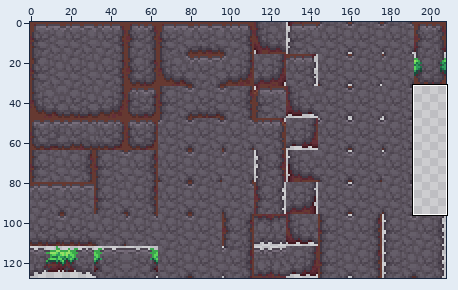
One commit to this sprite sheet: aseprite/dirt to stone.png. The first picture is a wide view before the edit; the outline marks the close-up.
Close-up. Before:
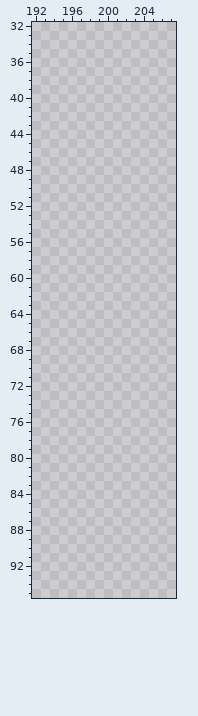
The file is 208x128 pixels. Colours within 5 levels of each other are drawn and written as one. Shown: x 192..207, y 32..95.
And afterwards:
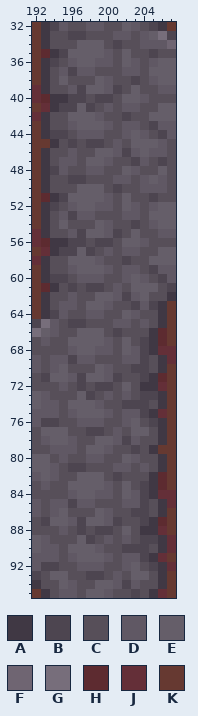
Palette (. is transparent): A #403844  B #4d4550  C #574f59  D #605864  E #655e69  F #6f6572  G #776e7b  H #5d2b30  J #642f38  K #663931
Author's note on the commit: Uppdaterade dirt to stone igen
From old to new:
@@ x 192..207 @@
-32 ................
-33 ................
-34 ................
-35 ................
-36 ................
-37 ................
-38 ................
-39 ................
-40 ................
-41 ................
-42 ................
-43 ................
-44 ................
-45 ................
-46 ................
-47 ................
-48 ................
-49 ................
-50 ................
-51 ................
-52 ................
-53 ................
-54 ................
-55 ................
-56 ................
-57 ................
-58 ................
-59 ................
-60 ................
-61 ................
-62 ................
-63 ................
-64 ................
-65 ................
-66 ................
-67 ................
-68 ................
-69 ................
-70 ................
-71 ................
-72 ................
-73 ................
-74 ................
-75 ................
-76 ................
-77 ................
-78 ................
-79 ................
-80 ................
-81 ................
-82 ................
-83 ................
-84 ................
-85 ................
-86 ................
-87 ................
-88 ................
-89 ................
-90 ................
-91 ................
-92 ................
-93 ................
-94 ................
-95 ................
+32 KABDCCDDCCEDCBAK
+33 KACCBBCCCDDCDEGB
+34 KACCCEEECBCCDDDF
+35 KHABEEEEDCECCBCC
+36 KABCDEEDDCEDCDEE
+37 KACDBDDCCCDDCEEE
+38 KACECCCEDCCBCDEE
+39 JACCDBEEDBCECCDD
+40 JHAABBCBBCEEDCCC
+41 KJABBEBCDCDDCCEE
+42 JACCEEEDCCBCCEEE
+43 KACCDEEEDCDDCBDD
+44 KABBCDDDCCDEDCBD
+45 KKACBCBBCDCEEEDC
+46 KACCDCCEEDBDEDDC
+47 KACDDCEEDCCBDCBC
+48 KABDCCDDCCEDCCEC
+49 KACCBBCCCDDCDEDC
+50 KACCCEEECBCCDDDC
+51 KHABEEEEDCECCBCC
+52 KABCDEEDDCEDCDEE
+53 KACDBDDCCCDDCEEE
+54 KACECCCEDCCBCDEE
+55 JACCDBEEDBCECCDD
+56 JHAABBCBBCEEDCCC
+57 KJABBEBCDCDDCCEE
+58 JACCEEEDCCBCCEEE
+59 KACCDEEEDCDDCBDD
+60 KABBCDDDCCDEDCBD
+61 KHACBCBBCDCEEECB
+62 KACCDCCEEDBDECCA
+63 KACDDCEEDCCBDBAK
+64 KABDCCDDCCEDCCAK
+65 BGDCBBCCCDDCDCAK
+66 GEDCCEEECBCCCAHK
+67 CDCCEEEEDCECBAHK
+68 CCCCDEEDDCEDBAJJ
+69 DCDDBDDCCCDDBCAJ
+70 DCDECCCEDCCBBCAK
+71 CBEEDBEEDBCCBAHK
+72 CCCDCBCBBCECAAJK
+73 EDCCCEBCDCDCBBAK
+74 EDDCEEEDCCBBBCAK
+75 DDDCDEEEDCDDBAJK
+76 DBBCCDDDCCDECBAK
+77 CEEECCBBCDCEECAK
+78 CDEEDCCEEDBDCCAK
+79 CCDDDCEEDCCBCAKK
+80 EECDCCDDCCEDCCAK
+81 EEDCBBCCCDDCDCAK
+82 DEDCCEEECBCCCAHK
+83 CDCCEEEEDCECBAHK
+84 CCCCDEEDDCEDBAJJ
+85 DCDDBDDCCCDDBCAJ
+86 DCDECCCEDCCBBCAK
+87 CBEEDBEEDBCCBAHK
+88 CCCDCBCBBCECAAJK
+89 EDCCCEBCDCDCBBAJ
+90 EDDCEEEDCCBBBCAJ
+91 DDDCDEEEDCDDBAJK
+92 DBBCCDDDCCDECBAJ
+93 BCEECCBBCDCEECAK
+94 ACCEDCCEEDBDCCAK
+95 KACDDCEEDCCBCAJK
Changed places in both close-ups, as pixel boxes (x1, y1, x2, y2):
added: (32, 22, 176, 598)
